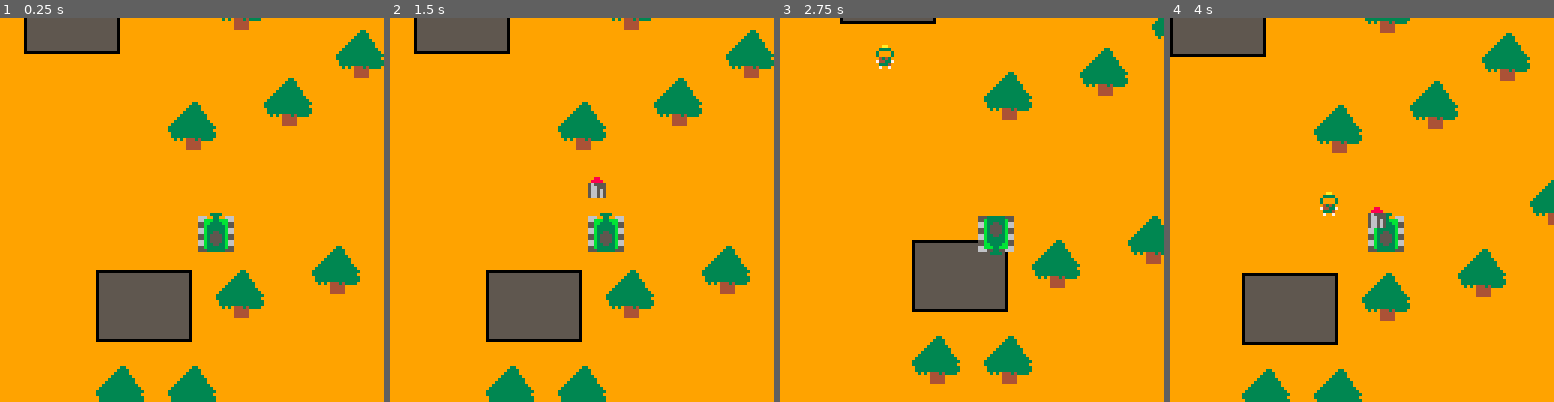
Above: before the commit, frames 1-4 (left to right).
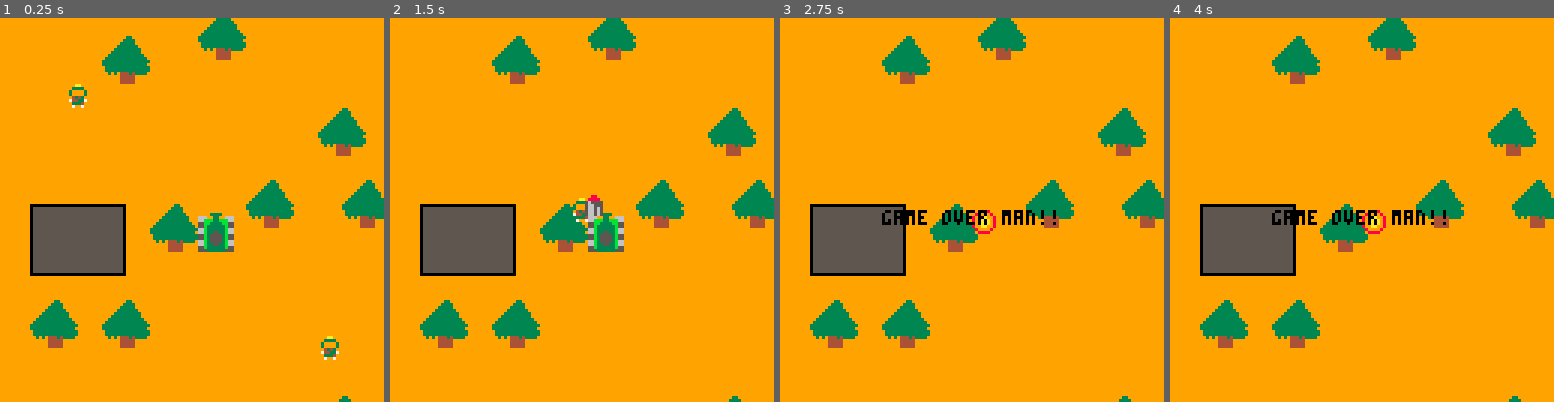
Above: after the commit, the same moments.

Repository: wire8/fly
Game: PICO-8 cartridge tank/tank.p8
The game is run twice, just before and just after one commit, with the same random seed, the same clock (stepped at 60 frames per second) and the same inputs.
Inputs:
- Up to frame 1 (0.25 s): no input
- Up to frame 2 (1.5 s): tap O (Z key) at 0.33, 0.7, 1.43 s; tap X (X key) at 1.07 s
- Up to frame 3 (2.75 s): hold Left 1.97-2.37 s; tap X (X key) at 2.07, 2.4, 2.73 s; tap O (Z key) at 2.22 s; hold Down from 2.42 s (still down)
- Up to frame 4 (4 s): release Down at 2.82 s; hold Right 2.87-3.53 s; tap X (X key) at 3.07, 3.4, 3.73 s; tap O (Z key) at 3.1, 3.98 s; hold Up from 3.58 s (still down)

The runs differ from the first frame. In frame 1, 24% of the frame differs, in the area x 6-100%, y 0-100%; in frame 2, 25%; in frame 3, 23%; in frame 4, 25%, in the area x 0-100%, y 0-100%.

Commit message:
Moar enemies

Diff:
--- a/tank/tank.p8
+++ b/tank/tank.p8
@@ -9,13 +9,13 @@
 function _init()
   make_player()
   make_bullet()
-  make_enemy()
+  make_enemies()
 end
 
 function _update()
   move_player()
   move_bullet()
-  move_enemy()
+  move_enemies()
   check_collisions()
   fire()
 end
@@ -24,7 +24,7 @@
   cls()
   camera(player.x-64, player.y-64)
   draw_level()
-  draw_enemy()
+  draw_enemies()
   draw_player()
   draw_bullet()
 end
@@ -36,8 +36,8 @@
 function make_player()
   player={}
   player.cannon={}
-  player.x=128
-  player.y=128
+  player.x=150
+  player.y=150
   player.direction=top
   player.sprite=0
   player.speed=1
@@ -51,19 +51,23 @@
   bullet.x=0
   bullet.y=0
   bullet.sprite=8
-  bullet.speed=10
+  bullet.speed=5
   bullet.direction=player.direction
   bullet.alive=false
 end
 
-function make_enemy()
-  enemy={}
-  enemy.x=0
-  enemy.y=0
-  enemy.direction=bottom
-  enemy.sprite=64
-  enemy.speed=1
-  enemy.alive=true
+function make_enemies()
+  enemies={}
+  for i=1,3 do
+    enemies[i] = {}
+    enemy = enemies[i]
+    enemy.x = 0 + 100*i
+    enemy.y = 0 + 100*i
+    enemy.direction=bottom
+    enemy.sprite=64
+    enemy.speed=1
+    enemy.alive=true
+  end
 end
 
 function draw_player()
@@ -111,9 +115,11 @@
  end
 end
 
-function draw_enemy()
-  if (enemy.alive) then
-    spr(enemy.sprite,enemy.x,enemy.y)
+function draw_enemies()
+  for i, enemy in pairs(enemies) do
+    if (enemy.alive) then
+      spr(enemy.sprite,enemy.x,enemy.y)
+    end
   end
 end
 
@@ -144,11 +150,13 @@
   end
 end
 
-function move_enemy()
-  if (enemy.x < player.x) move(enemy, right)
-  if (enemy.x > player.x) move(enemy, left)
-  if (enemy.y < player.y) move(enemy, bottom)
-  if (enemy.y > player.y) move(enemy, top)
+function move_enemies()
+  for i,enemy in pairs(enemies) do
+    if (enemy.x < player.x) move(enemy, right)
+    if (enemy.x > player.x) move(enemy, left)
+    if (enemy.y < player.y) move(enemy, bottom)
+    if (enemy.y > player.y) move(enemy, top)
+  end
 end
 
 function move(obj, direction)
@@ -160,12 +168,14 @@
 end
 
 function check_collisions()
-  if (bullet.alive and is_close(bullet, enemy)) then
-    bullet.alive = false
-    kill_enemy()
-  end
-  if (is_close(player, enemy)) then
-    player.alive = false
+  for i,enemy in pairs(enemies) do
+    if (bullet.alive and is_close(bullet, enemy)) then
+      bullet.alive = false
+      kill_enemy(enemy)
+    end
+    if (is_close(player, enemy)) then
+      kill_player()
+    end
   end
 end
 
@@ -176,9 +186,9 @@
   return false
 end
 
-function kill_enemy()
-  enemy.x=0
-  enemy.y=0
+function kill_enemy(enemy)
+  enemy.x = player.x + 128
+  enemy.y = player.y + 128
   enemy.direction=bottom
 end
 
@@ -187,10 +197,10 @@
 end
 
 function fire()
-  if (btn(4) and not bullet.alive) then
+  if (btn(4) and player.alive and not bullet.alive) then
     bullet.alive=true
-    bullet.x = player.x + 1
-    bullet.y = player.y - 1
+    bullet.x = player.x
+    bullet.y = player.y
     bullet.direction = player.direction
   end
 end
